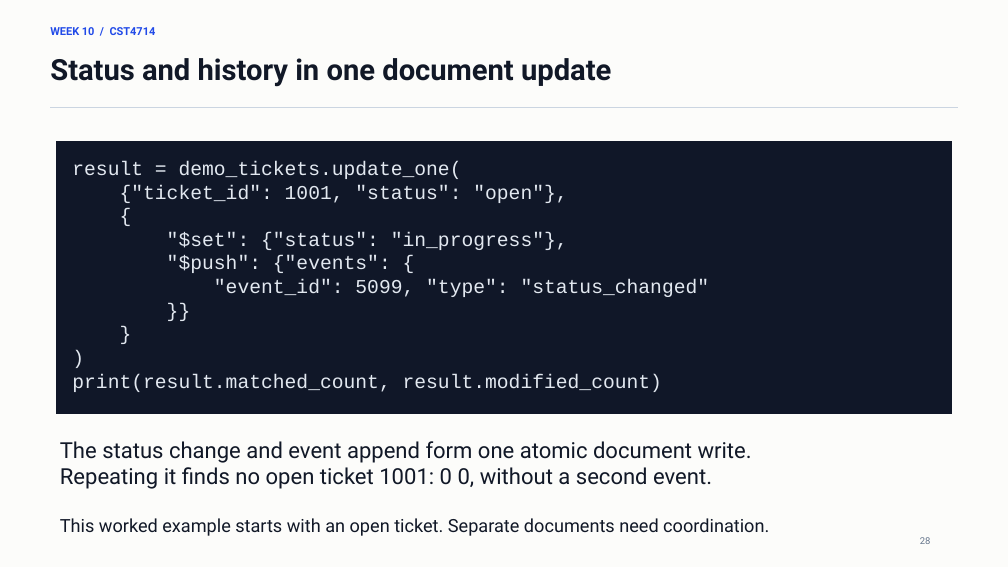
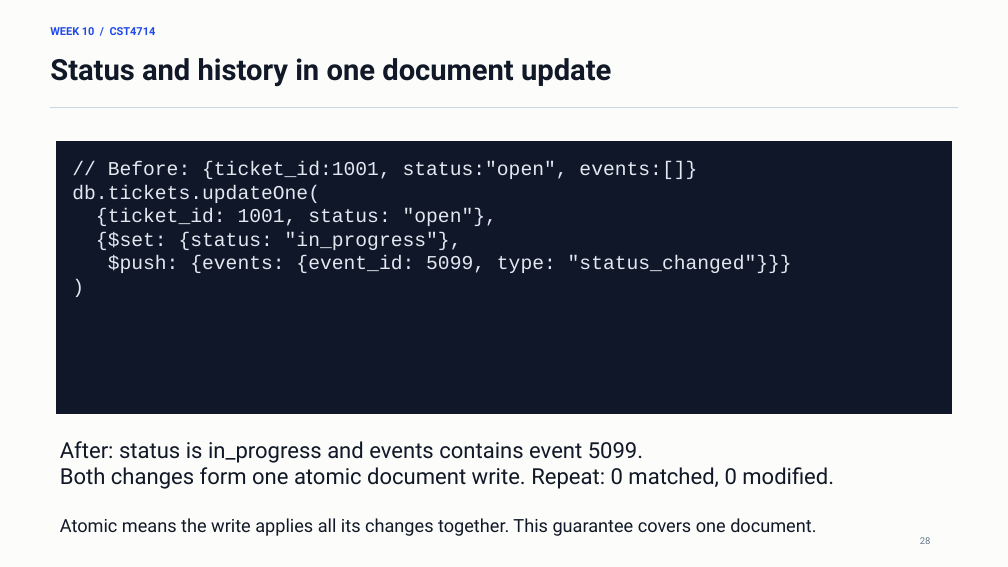
Before and after one commit to lolusername/CST4714_DB_admin, a slide deck: slide 28 of week_10/week_10_mql_document_modeling.pptx. Drawn at 1008x567 pixels with LibreOffice and Linux fonts; fonts in the diff are those of the drawing. Boxes give left, top, right and bottom in pixels: in the first picture for what was removed or moved away, otherwise in the second. Text is boxed around its words. In the diff, an @@ line names an element or a change of style, - is before the commit and + after.

Commit message:
Teach Week 10 concepts with self-contained lecture examples

```diff
--- a/week_10/week_10_mql_document_modeling.pptx
+++ b/week_10/week_10_mql_document_modeling.pptx
@@ text at (72, 161, 792, 273): text changed @@
-result = demo_tickets.update_one(
-{"ticket_id": 1001, "status": "open"},
-{
-"$set": {"status": "in_progress"},
-"$push": {"events": {
-"event_id": 5099, "type": "status_changed"
-}}
-}
+// Before: {ticket_id:1001, status:"open", events:[]}
+db.tickets.updateOne(
+{ticket_id: 1001, status: "open"},
+{$set: {status: "in_progress"},
+$push: {events: {event_id: 5099, type: "status_changed"}}}
@@ text at (72, 374, 662, 392): paragraph removed @@
-print(result.matched_count, result.modified_count)
@@ text at (60, 441, 834, 489): text changed @@
-The status change and event append form one atomic document write.
-Repeating it finds no open ticket 1001: 0 0, without a second event.
+After: status is in_progress and events contains event 5099.
+Both changes form one atomic document write. Repeat: 0 matched, 0 modified.
@@ text at (60, 518, 816, 536): text changed @@
-This worked example starts with an open ticket. Separate documents need coordination.
+Atomic means the write applies all its changes together. This guarantee covers one document.
```
Also in this commit, not shown: 27 other slides changed, 4 other files.
